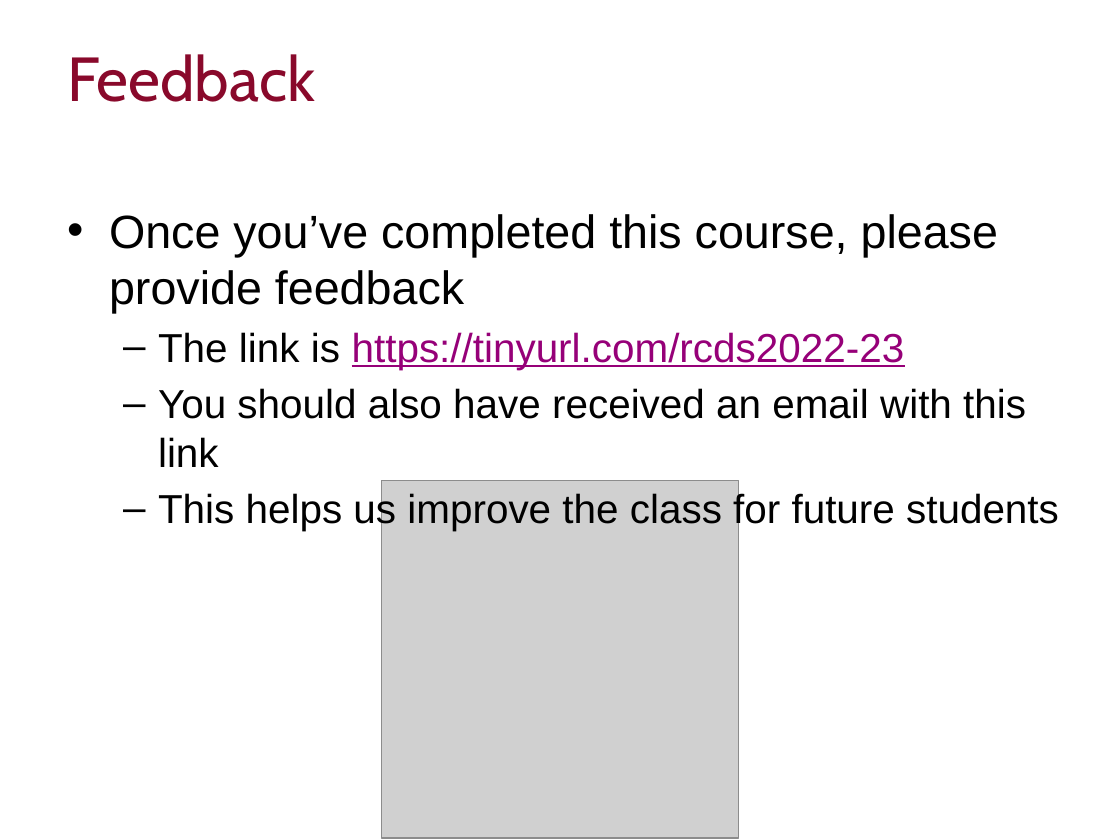
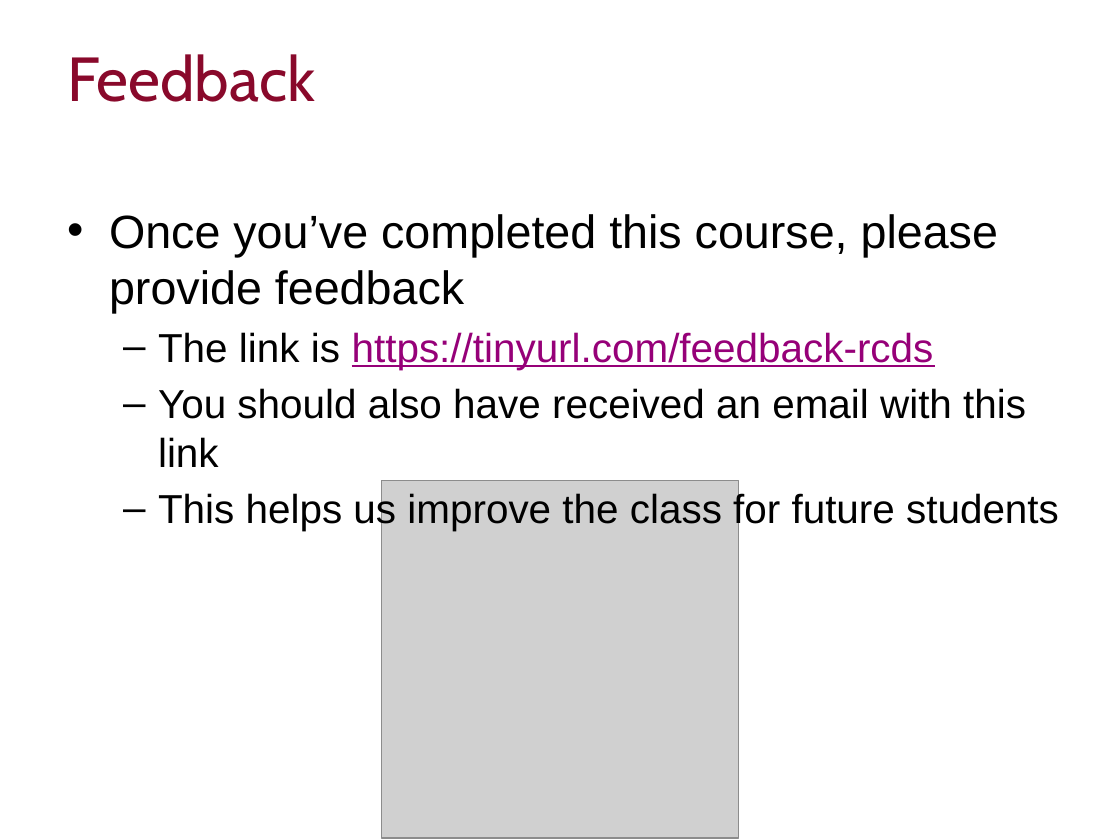
Before and after one commit to ImperialCollegeLondon/RCDS-plotting-in-python-with-matplotlib, a slide deck: slide 5 of Plotting in Python with Matplotlib Slides.pptx. Drawn at 1120x840 pixels with LibreOffice and Linux fonts; fonts in the diff are those of the drawing; grey boxes stand for pictures; background and template pictures are left out. Boxes give left, top, right and bottom in pixels: in the first picture for what was removed or moved away, otherwise in the second. Text is boxed around its words. In the diff, an @@ line names an element or a change of style, - is before the commit and + after.

Commit message:
Updated feedback URL

```diff
--- a/Plotting in Python with Matplotlib Slides.pptx
+++ b/Plotting in Python with Matplotlib Slides.pptx
@@ text at (158, 332, 934, 369): text changed @@
-  – The link is https://tinyurl.com/rcds2022-23
+  – The link is https://tinyurl.com/feedback-rcds
```
